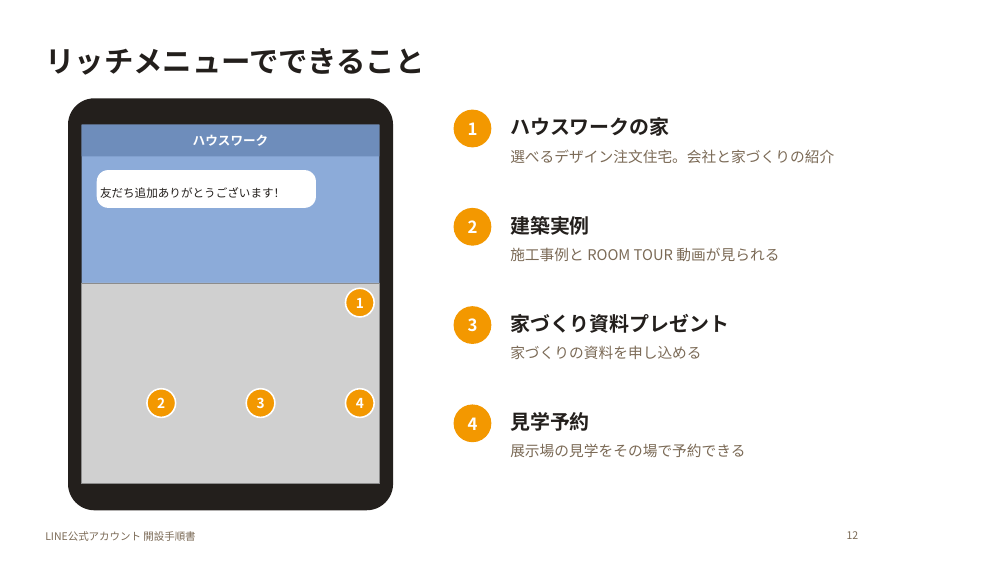
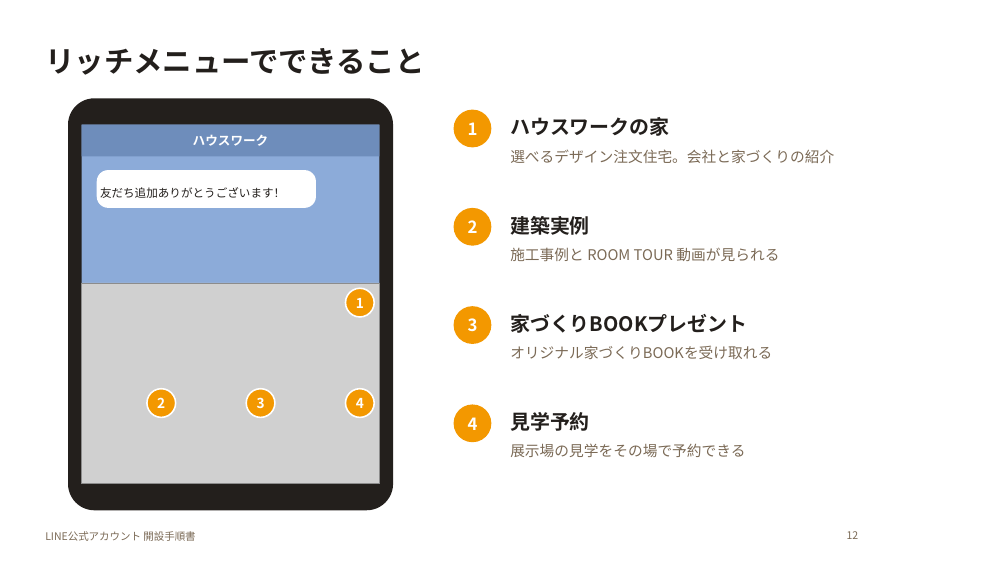
Before and after one commit to rietakenaho-creator/my-first-project_atinterior, a slide deck: slide 12 of line-account-guide/LINE公式アカウント開設手順書.pptx. Drawn at 1008x567 pixels with LibreOffice and Linux fonts; fonts in the diff are those of the drawing; grey boxes stand for pictures; background and template pictures are left out. Boxes give left, top, right and bottom in pixels: in the first picture for what was removed or moved away, otherwise in the second. Text is boxed around its words. In the diff, an @@ line names an element or a change of style, - is before the commit and + after.

```diff
--- a/line-account-guide/LINE公式アカウント開設手順書.pptx
+++ b/line-account-guide/LINE公式アカウント開設手順書.pptx
@@ text at box(510, 314, 747, 333): text changed @@
-家づくり資料プレゼント
+家づくりBOOKプレゼント
@@ text at box(510, 345, 772, 359): text changed @@
-家づくりの資料を申し込める
+オリジナル家づくりBOOKを受け取れる
```
Also in this commit, not shown: 10 other files.
